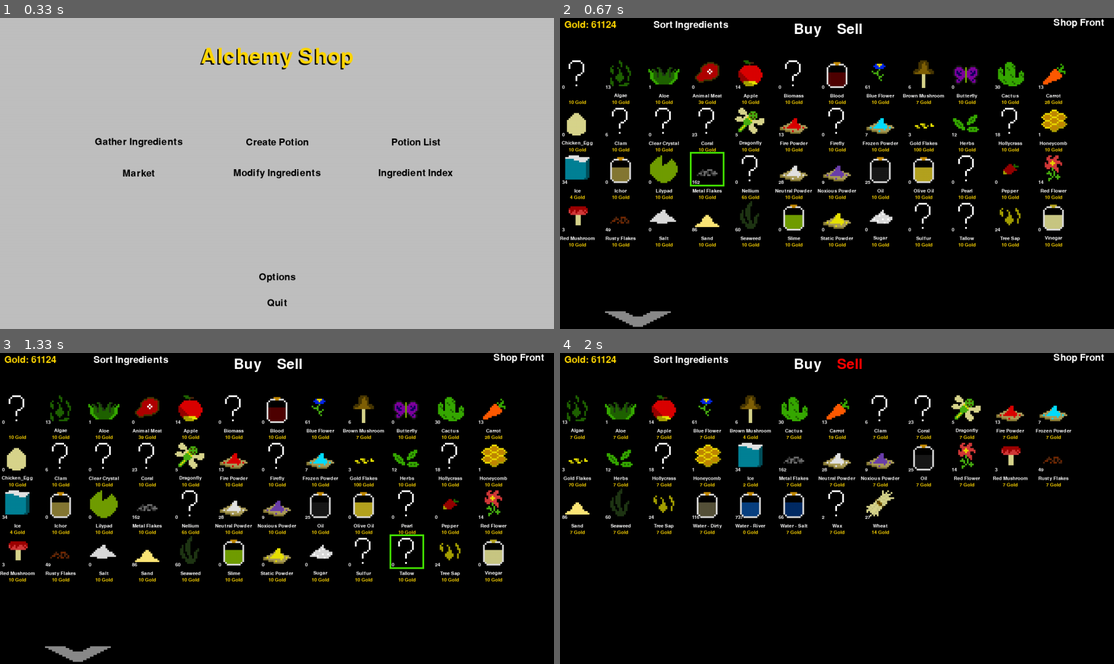
Above: before the commit, frames 1-4 (two rows, left to right).
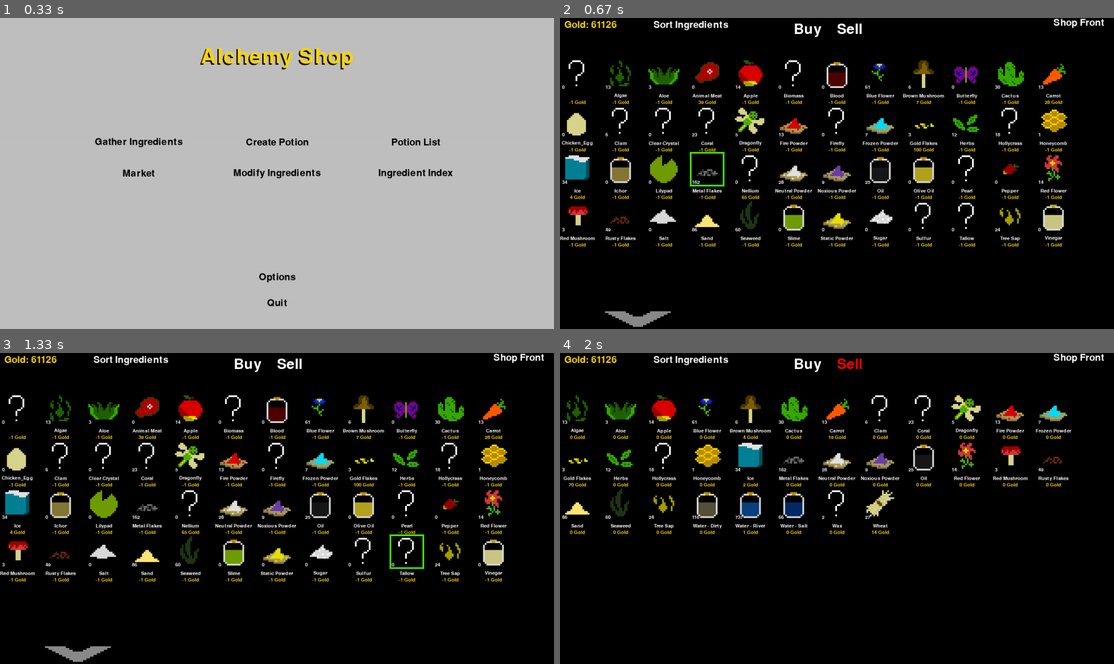
Above: after the commit, the same moments.

Repository: djlamber/Alchemy-Shop
Game: pygame game, started from main.py
Same seed, same stepped clock (60 frames per second), same inputs: the game is played once before the commit and once after it.
Inputs (mouse positions are in pixels of both pictures, inside the frame that each line leads up to):
- Up to frame 1 (0.33 s): no input
- Up to frame 2 (0.67 s): press the mouse at (837, 195) at 0.37 s; move the mouse to (770, 185) at 0.47 s; release the mouse at (704, 176) at 0.6 s
- Up to frame 3 (1.33 s): press the mouse at (365, 505) at 0.7 s; move the mouse to (398, 517) at 0.8 s; release the mouse at (437, 533) at 0.93 s; press the mouse at (60, 505) at 1.03 s; move the mouse to (238, 530) at 1.13 s; release the mouse at (421, 558) at 1.27 s
- Up to frame 4 (2 s): press the mouse at (637, 651) at 1.37 s; move the mouse to (676, 629) at 1.47 s; release the mouse at (715, 608) at 1.6 s; click "Sell" at 1.72 s

Frame 1 is identical in both runs. In frame 2, 1.1% of the frame differs, in the area x 1-91%, y 0-74%; in frame 3, 1.1%; in frame 4, 0.2%.

Commit message:
Updated default values fixed bugs

Diff:
--- a/DevTools/DevHelpers.py
+++ b/DevTools/DevHelpers.py
@@ -104,7 +104,7 @@
     for i in Ingredients:
         ingStr = "[" + str(i.getID()) + "], "
         ingStrLen = len(ingStr)
-        if i.getImgLoc() == "sprites/ingredients/UnknownIngredientWhite.png" or i.getImgLoc() == "sprites/UnknownWhite.png" or i.getColor() == [255,255,255]:
+        if i.getImgLoc() == "sprites/ingredients/UnknownIngredientWhite.png" or i.getImgLoc() == "sprites/UnknownWhite.png" or i.getColor() == [255,255,255] or i.getValue() < 0:
             ingStr = Fore.RED + ingStr + Fore.RESET
         igList = igList + ingStr
         if x + ingStrLen > 120:
--- a/DevTools/EditIngredient.py
+++ b/DevTools/EditIngredient.py
@@ -153,7 +153,7 @@
                 categoryList = editIngreCategory(ingre, categoryList)
             if attrib == "COLOR" or attrib == "CO":
                 color = editIngreColor(ingre, color)
-            if attrib == "VALUE" or attrib == "VAL":
+            if attrib == "VALUE" or attrib == "VAL" or attrib == "V":
                 value = editIngreValue(ingre, value)
             if attrib == "EFFECT" or attrib == "E":
                 effects = editIngreEffect(ingre, effects)
--- a/ingredientInventory.json
+++ b/ingredientInventory.json
@@ -11,7 +11,7 @@
             255,
             255
         ],
-        "Value": 10,
+        "Value": -1,
         "Amount": 0,
         "Effect1": "",
         "Effect2": "",
@@ -29,7 +29,7 @@
             99,
             0
         ],
-        "Value": 10,
+        "Value": -1,
         "Amount": 13,
         "Effect1": "Water Breathing",
         "Effect2": "None",
@@ -46,8 +46,8 @@
             169,
             0
         ],
-        "Value": 10,
-        "Amount": 1,
+        "Value": -1,
+        "Amount": 3,
         "Effect1": "Heal",
         "Effect2": "Burn Resist",
         "Effect3": "None"
@@ -82,7 +82,7 @@
             0,
             0
         ],
-        "Value": 10,
+        "Value": -1,
         "Amount": 14,
         "Effect1": "None",
         "Effect2": "None",
@@ -99,7 +99,7 @@
             255,
             255
         ],
-        "Value": 10,
+        "Value": -1,
         "Amount": 0,
         "Effect1": "Energize",
         "Effect2": "None",
@@ -117,7 +117,7 @@
             0,
             0
         ],
-        "Value": 10,
+        "Value": -1,
         "Amount": 0,
         "Effect1": "None",
         "Effect2": "None",
@@ -134,7 +134,7 @@
             0,
             255
         ],
-        "Value": 10,
+        "Value": -1,
         "Amount": 61,
         "Effect1": "None",
         "Effect2": "None",
@@ -168,7 +168,7 @@
             255,
             255
         ],
-        "Value": 10,
+        "Value": -1,
         "Amount": 0,
         "Effect1": "None",
         "Effect2": "None",
@@ -186,7 +186,7 @@
             169,
             0
         ],
-        "Value": 10,
+        "Value": -1,
         "Amount": 30,
         "Effect1": "Heal",
         "Effect2": "None",
@@ -222,7 +222,7 @@
             213,
             140
         ],
-        "Value": 10,
+        "Value": -1,
         "Amount": 0,
         "Effect1": "None",
         "Effect2": "None",
@@ -240,7 +240,7 @@
             255,
             255
         ],
-        "Value": 10,
+        "Value": -1,
         "Amount": 6,
         "Effect1": "None",
         "Effect2": "None",
@@ -257,7 +257,7 @@
             255,
             255
         ],
-        "Value": 10,
+        "Value": -1,
         "Amount": 0,
         "Effect1": "None",
         "Effect2": "None",
@@ -274,7 +274,7 @@
             192,
             192
         ],
-        "Value": 10,
+        "Value": -1,
         "Amount": 23,
         "Effect1": "None",
         "Effect2": "None",
@@ -291,7 +291,7 @@
             175,
             18
         ],
-        "Value": 10,
+        "Value": -1,
         "Amount": 5,
         "Effect1": "None",
         "Effect2": "None",
@@ -309,7 +309,7 @@
             0,
             0
         ],
-        "Value": 10,
+        "Value": -1,
         "Amount": 13,
         "Effect1": "None",
         "Effect2": "None",
@@ -326,7 +326,7 @@
             255,
             255
         ],
-        "Value": 10,
+        "Value": -1,
         "Amount": 0,
         "Effect1": "Illumination",
         "Effect2": "None",
@@ -344,7 +344,7 @@
             221,
             255
         ],
-        "Value": 10,
+        "Value": -1,
         "Amount": 7,
         "Effect1": "None",
         "Effect2": "None",
@@ -378,7 +378,7 @@
             128,
             0
         ],
-        "Value": 10,
+        "Value": -1,
         "Amount": 12,
         "Effect1": "None",
         "Effect2": "None",
@@ -396,7 +396,7 @@
             255,
             255
         ],
-        "Value": 10,
+        "Value": -1,
         "Amount": 18,
         "Effect1": "Frost Resist",
         "Effect2": "None",
@@ -413,7 +413,7 @@
             255,
             0
         ],
-        "Value": 10,
+        "Value": -1,
         "Amount": 1,
         "Effect1": "None",
         "Effect2": "None",
@@ -447,7 +447,7 @@
             255,
             255
         ],
-        "Value": 10,
+        "Value": -1,
         "Amount": 0,
         "Effect1": "None",
         "Effect2": "None",
@@ -465,7 +465,7 @@
             255,
             255
         ],
-        "Value": 10,
+        "Value": -1,
         "Amount": 0,
         "Effect1": "None",
         "Effect2": "None",
@@ -482,7 +482,7 @@
             255,
             255
         ],
-        "Value": 10,
+        "Value": -1,
         "Amount": 162,
         "Effect1": "None",
         "Effect2": "None",
@@ -518,7 +518,7 @@
             255,
             255
         ],
-        "Value": 10,
+        "Value": -1,
         "Amount": 28,
         "Effect1": "None",
         "Effect2": "None",
@@ -536,7 +536,7 @@
             63,
             171
         ],
-        "Value": 10,
+        "Value": -1,
         "Amount": 9,
         "Effect1": "None",
         "Effect2": "None",
@@ -553,7 +553,7 @@
             24,
             24
         ],
-        "Value": 10,
+        "Value": -1,
         "Amount": 25,
         "Effect1": "Fire Vulnerability",
         "Effect2": "None",
@@ -571,7 +571,7 @@
             255,
             255
         ],
-        "Value": 10,
+        "Value": -1,
         "Amount": 0,
         "Effect1": "None",
         "Effect2": "None",
@@ -589,7 +589,7 @@
             255,
             255
         ],
-        "Value": 10,
+        "Value": -1,
         "Amount": 0,
         "Effect1": "None",
         "Effect2": "None",
@@ -606,7 +606,7 @@
             255,
             255
         ],
-        "Value": 10,
+        "Value": -1,
         "Amount": 0,
         "Effect1": "Fire Resistance",
         "Effect2": "None",
@@ -623,7 +623,7 @@
             255,
             255
         ],
-        "Value": 10,
+        "Value": -1,
         "Amount": 14,
         "Effect1": "Heal",
         "Effect2": "Poison Resistance",
@@ -640,7 +640,7 @@
             255,
             255
         ],
-        "Value": 10,
+        "Value": -1,
         "Amount": 3,
         "Effect1": "None",
         "Effect2": "None",
@@ -657,7 +657,7 @@
             255,
             255
         ],
-        "Value": 10,
+        "Value": -1,
         "Amount": 49,
         "Effect1": "None",
         "Effect2": "None",
@@ -675,7 +675,7 @@
             255,
             255
         ],
-        "Value": 10,
+        "Value": -1,
         "Amount": 0,
         "Effect1": "None",
         "Effect2": "None",
@@ -692,7 +692,7 @@
             255,
             255
         ],
-        "Value": 10,
+        "Value": -1,
         "Amount": 86,
         "Effect1": "None",
         "Effect2": "None",
@@ -711,7 +711,7 @@
             255,
             255
         ],
-        "Value": 10,
+        "Value": -1,
         "Amount": 60,
         "Effect1": "None",
         "Effect2": "None",
@@ -729,7 +729,7 @@
             255,
             255
         ],
-        "Value": 10,
+        "Value": -1,
         "Amount": 0,
         "Effect1": "None",
         "Effect2": "None",
@@ -747,7 +747,7 @@
             255,
             255
         ],
-        "Value": 10,
+        "Value": -1,
         "Amount": 0,
         "Effect1": "None",
         "Effect2": "None",
@@ -764,7 +764,7 @@
             255,
             255
         ],
-        "Value": 10,
+        "Value": -1,
         "Amount": 0,
         "Effect1": "None",
         "Effect2": "None",
@@ -781,7 +781,7 @@
             255,
             255
         ],
-        "Value": 10,
+        "Value": -1,
         "Amount": 0,
         "Effect1": "None",
         "Effect2": "None",
@@ -798,7 +798,7 @@
             255,
             255
         ],
-        "Value": 10,
+        "Value": -1,
         "Amount": 0,
         "Effect1": "Fire Weakness",
         "Effect2": "None",
@@ -815,7 +815,7 @@
             255,
             255
         ],
-        "Value": 10,
+        "Value": -1,
         "Amount": 24,
         "Effect1": "None",
         "Effect2": "None",
@@ -832,7 +832,7 @@
             255,
             255
         ],
-        "Value": 10,
+        "Value": -1,
         "Amount": 0,
         "Effect1": "None",
         "Effect2": "None",
@@ -850,7 +850,7 @@
             255,
             255
         ],
-        "Value": 10,
+        "Value": -1,
         "Amount": 116,
         "Effect1": "None",
         "Effect2": "None",
@@ -868,7 +868,7 @@
             255,
             255
         ],
-        "Value": 10,
+        "Value": 15,
         "Amount": 0,
         "Effect1": "None",
         "Effect2": "None",
@@ -904,7 +904,7 @@
             0,
             255
         ],
-        "Value": 0,
+        "Value": 2,
         "Amount": 737,
         "Effect1": "Restore Stamina",
         "Effect2": "Refresh",
@@ -923,7 +923,7 @@
             255,
             255
         ],
-        "Value": 10,
+        "Value": 1,
         "Amount": 66,
         "Effect1": "None",
         "Effect2": "None",
@@ -940,7 +940,7 @@
             255,
             255
         ],
-        "Value": 10,
+        "Value": -1,
         "Amount": 2,
         "Effect1": "None",
         "Effect2": "None",
--- a/main.py
+++ b/main.py
@@ -48,7 +48,6 @@
     text = config.Player.getShopName()
     modifyingName = False
     while True:
-        # TODO: create and decorate into actual menu
 
         # check events
         #checkEvents()
@@ -511,7 +510,7 @@
         # check events
         checkEvents()
         #TODO: show screen of all gathered Ingredients
-        #TODO: expand upon areas that require specific prereqs
+        #TODO: expand upon prereqs
         Back_Color = TEAL
         config.screen.fill(Back_Color)
 
@@ -622,9 +621,13 @@
     if config.marketMode == "buy":
         ing.addAmount(1)
         config.Player.subGold(int(ing.getValue() * config.Player.getBuyMarkup()))
+        savePlayer(config.Player)
+        saveIngredients(config.Ingredients)
     if config.marketMode == "sell":
         ing.subAmount(1)
         config.Player.addGold(int(ing.getValue() * config.Player.getSellMarkdown()))
+        savePlayer(config.Player)
+        saveIngredients(config.Ingredients)
 
 
 
@@ -639,8 +642,6 @@
     while True:
         # check events
         checkEvents()
-
-        #TODO: buy and sell ingredients
 
         # draw on screen
         Back_Color = BLACK
--- a/playerData.json
+++ b/playerData.json
@@ -1,6 +1,6 @@
 {
-    "Gold": 61124,
+    "Gold": 61126,
     "Shop Name": "Alchemy Shop",
     "Buy Markup": 1.2,
-    "Sell Markdown" : 0.7
+    "Sell Markdown": 0.7
 }
